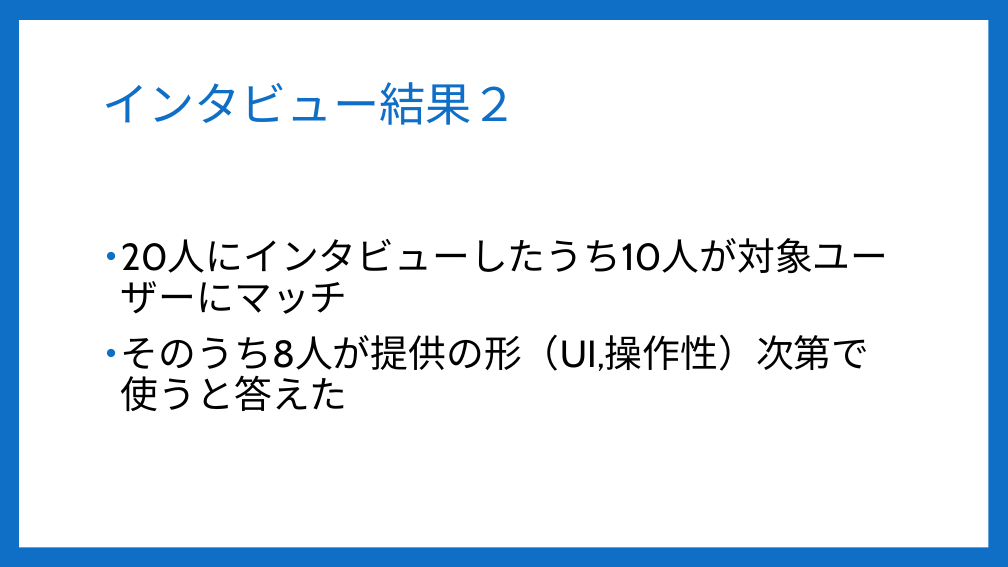
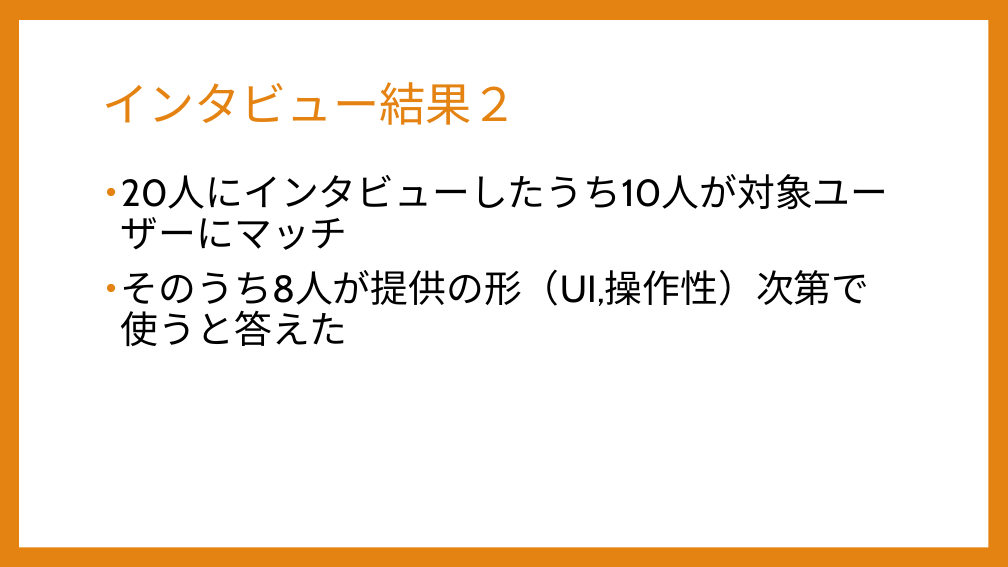
Before and after one commit to Sorarinu/ProjectP2016_F, a slide deck: slide 16 of production-idea/第2回中間発表改定２.pptx (slide 14 before the commit). Drawn at 1008x567 pixels with LibreOffice and Linux fonts; fonts in the diff are those of the drawing. Boxes give left, top, right and bottom in pixels: in the first picture for what was removed or moved away, otherwise in the second. Text is boxed around its words. In the diff, an @@ line names an element or a change of style, - is before the commit and + after.

```diff
--- a/production-idea/第2回中間発表改定２.pptx
+++ b/production-idea/第2回中間発表改定２.pptx
@@ background #0F6FC6 to #E48312 @@
@@ title "インタビュー結果２" at (102, 82, 518, 125): text colour #0F6FC6 to #E48312 @@
@@ text "20人にインタビューしたうち10人が対象ユーザーにマッチ": place and size @@
-text "20人にインタビューしたうち10人が対象ユーザーにマッチ" at (121, 335, 870, 412)
+text "20人にインタビューしたうち10人が対象ユーザーにマッチ" at (121, 270, 870, 347)
@@ text "20人にインタビューしたうち10人が対象ユーザーにマッチ" at (121, 270, 870, 347): bullet colour #0F6FC6 to #E48312 @@
```
Also in this commit, not shown: 12 other slides changed, 2 slides added.
